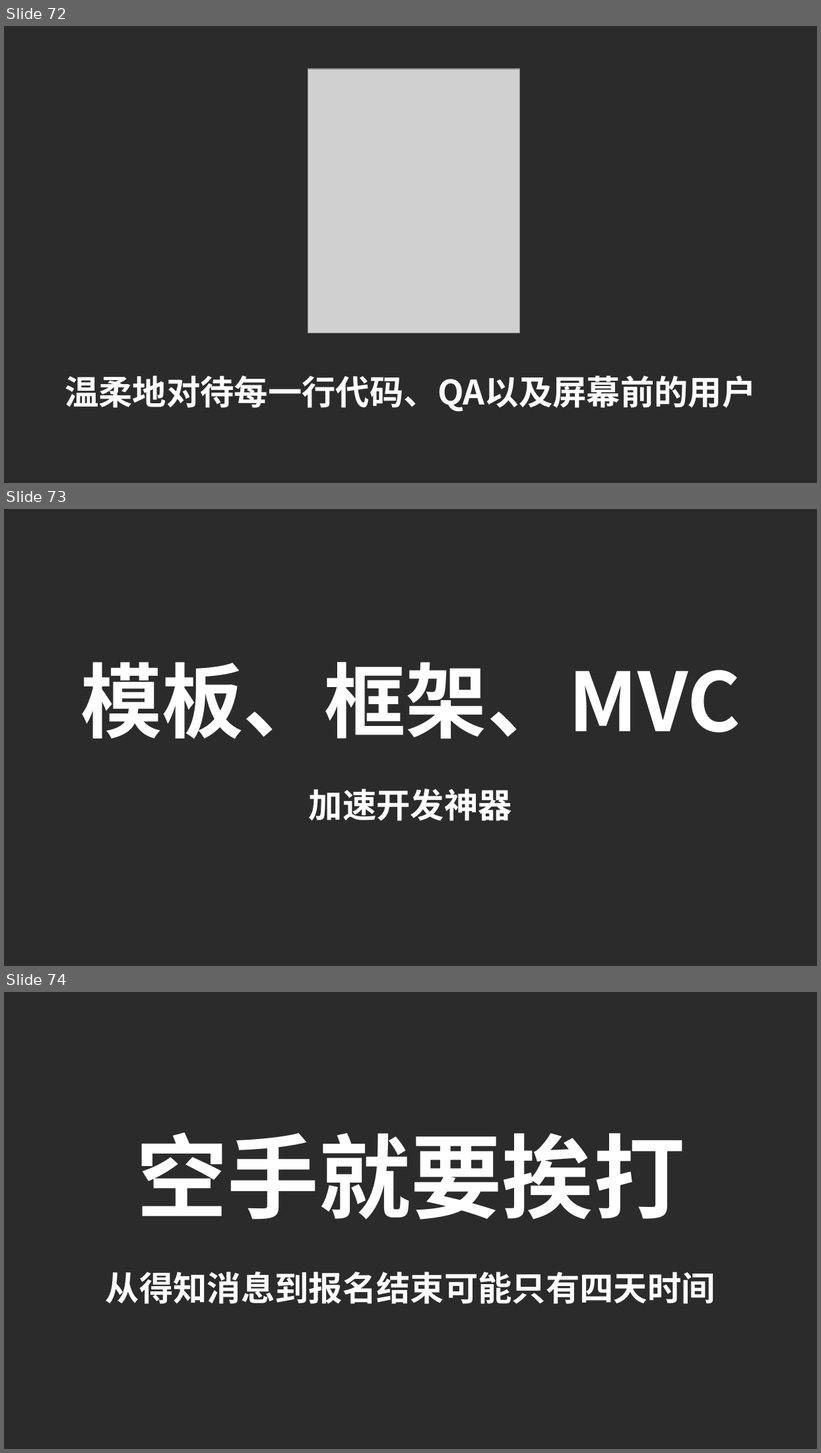
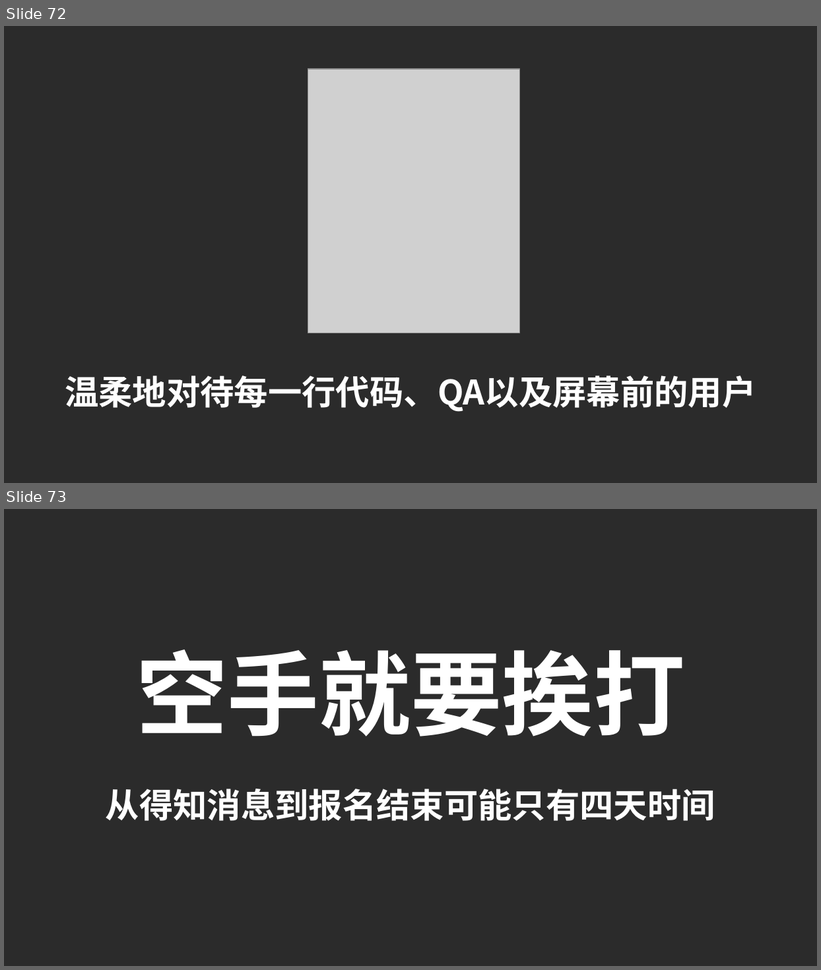
Before and after one commit to SUTFutureCoder/keynote_20141225, a slide deck: keynote2.ppt. Shown one above the other, each under a label of ours: slides 72, 73 and 74 before the commit, slides 72 and 73 after it. The pictures are 821x1453 and 821x970 pixels, drawn with LibreOffice and Linux fonts; fonts in the diff are those of the drawing; grey boxes stand for pictures; background and template pictures are left out; a plain dark background stands for a picture behind light text. Boxes give left, top, right and bottom in pixels: in the first picture for what was removed or moved away, otherwise in the second. Text is boxed around its words. In the diff, an @@ line names an element or a change of style, - is before the commit and + after.

Commit message:
FIXED some bugs

```diff
--- a/keynote2.ppt
+++ b/keynote2.ppt
@@ slide 73 removed at box(4, 509, 817, 966), background picture (left out) @@
@@ text removed at box(81, 662, 741, 739) @@
-模板、框架、MVC
@@ text removed at box(309, 789, 512, 821) @@
-加速开发神器
@@ what was slide 74 is now slide 73 @@
```
